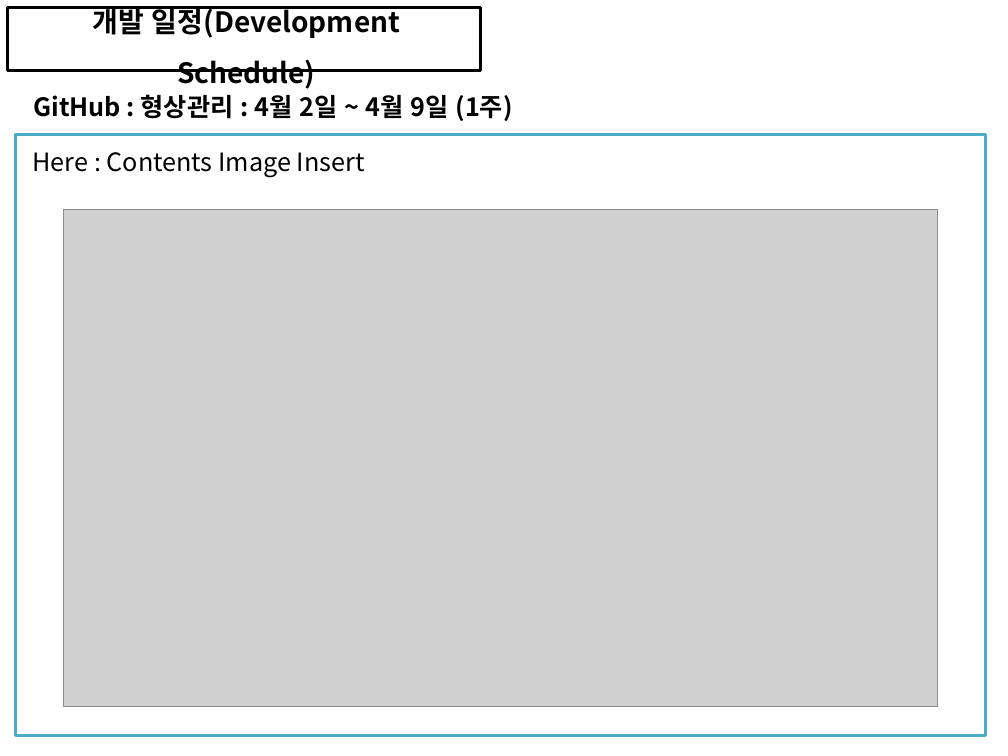
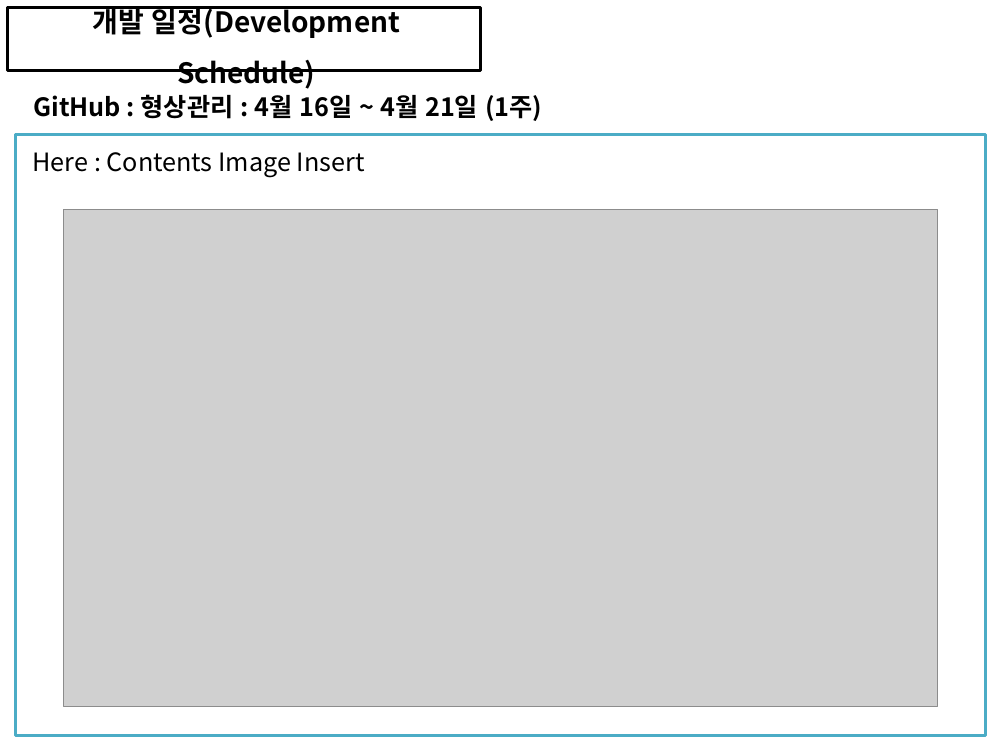
Before and after one commit to soh0256/4team, a slide deck: slide 9 of 개발 4팀 2차 미니 프로젝트/6) KOSMO_77기_개발 4팀_일정관리_형상관리_활용_종합보고서.pptx (slide 4 before the commit). Drawn at 1008x756 pixels with LibreOffice and Linux fonts; fonts in the diff are those of the drawing; grey boxes stand for pictures. Boxes give left, top, right and bottom in pixels: in the first picture for what was removed or moved away, otherwise in the second. Text is boxed around its words. In the diff, an @@ line names an element or a change of style, - is before the commit and + after.

```diff
--- a/개발 4팀 2차 미니 프로젝트/6) KOSMO_77기_개발 4팀_일정관리_형상관리_활용_종합보고서.pptx
+++ b/개발 4팀 2차 미니 프로젝트/6) KOSMO_77기_개발 4팀_일정관리_형상관리_활용_종합보고서.pptx
@@ text at (33, 94, 542, 121): text changed @@
-GitHub : 형상관리 : 4월 2일 ~ 4월 9일 (1주)
+GitHub : 형상관리 : 4월 16일 ~ 4월 21일 (1주)
```
Also in this commit, not shown: 13 other slides changed, 22 slides added.
